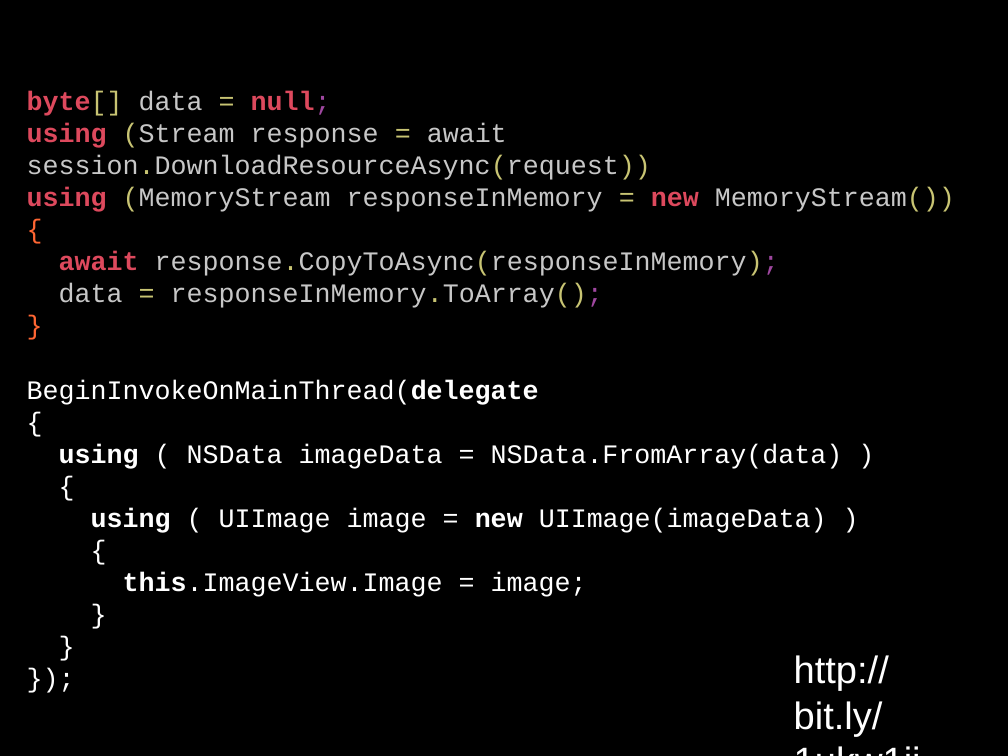
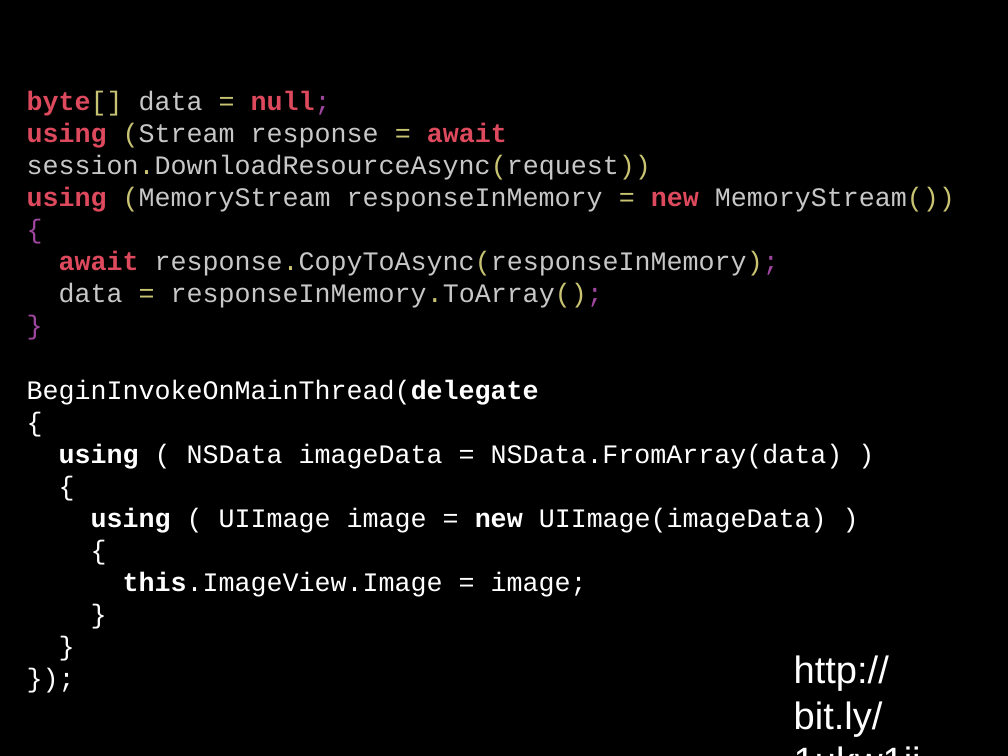
Before and after one commit to dodikk/xamarin-intro-slides, a slide deck: slide 40 of XamarinIntro.odp. Drawn at 1008x756 pixels with LibreOffice and Linux fonts; fonts in the diff are those of the drawing. Boxes give left, top, right and bottom in pixels: in the first picture for what was removed or moved away, otherwise in the second. Text is boxed around its words. In the diff, an @@ line names an element or a change of style, - is before the commit and + after.

```diff
--- a/XamarinIntro.odp
+++ b/XamarinIntro.odp
@@ text at (27, 124, 651, 180): text colour #C7C7C7 to #DD495D, bold on in "await"; text colour #FF6633 to #9F47A0 in "{", "}" @@
```
Also in this commit, not shown: 2 other slides changed, 1 other file.
